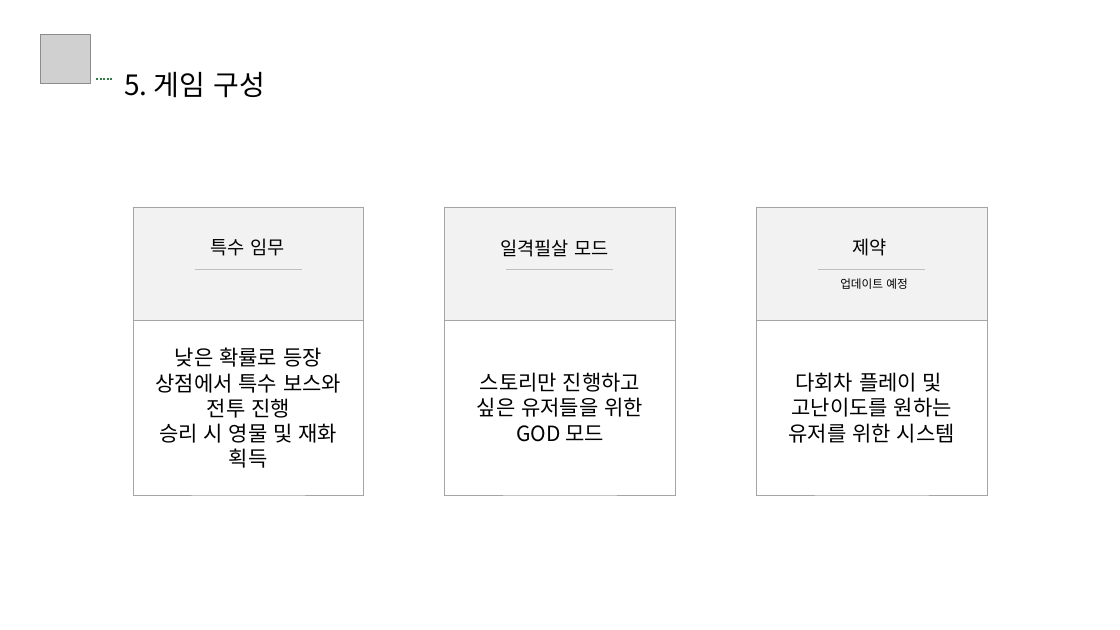
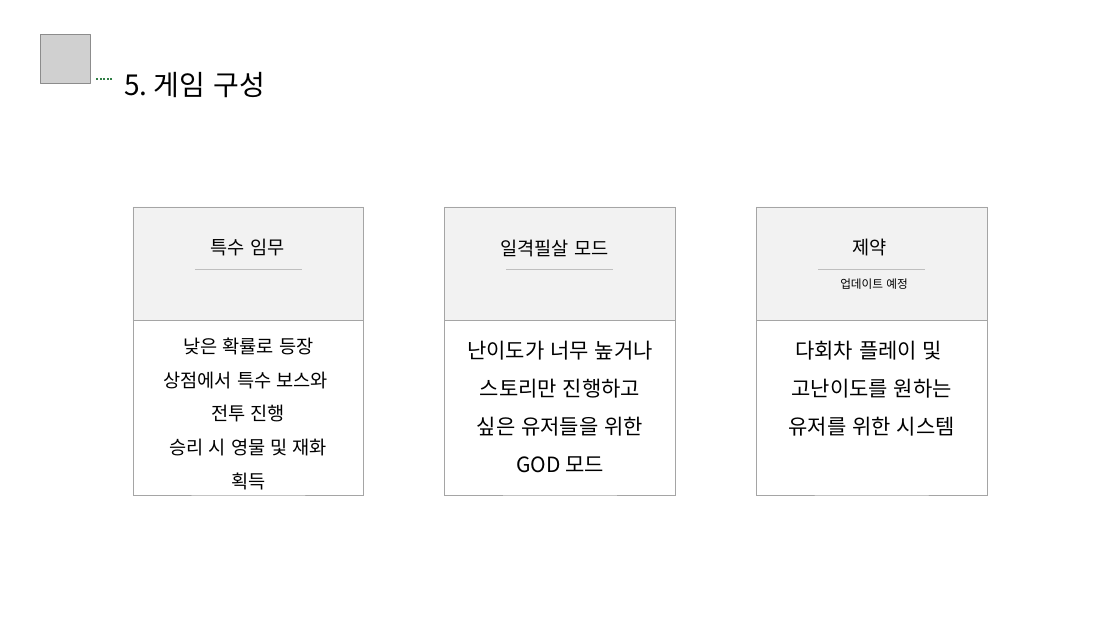
Before and after one commit to jk-Nam/Example_1stRepository, a slide deck: slide 18 of 게임 기획서 남준구.pptx. Drawn at 1120x630 pixels with LibreOffice and Linux fonts; fonts in the diff are those of the drawing; grey boxes stand for pictures. Boxes give left, top, right and bottom in pixels: in the first picture for what was removed or moved away, otherwise in the second. Text is boxed around its words. In the diff, an @@ line names an element or a change of style, - is before the commit and + after.

```diff
--- a/게임 기획서 남준구.pptx
+++ b/게임 기획서 남준구.pptx
@@ text "난이도가 너무 높거나": place and size @@
-text "난이도가 너무 높거나" at bbox=[477, 372, 643, 442]
+text "난이도가 너무 높거나" at bbox=[467, 340, 653, 473]
@@ text "다회차 플레이 및": place and size @@
-text "다회차 플레이 및" at bbox=[789, 372, 955, 443]
+text "다회차 플레이 및" at bbox=[789, 340, 955, 436]
@@ text "다회차 플레이 및" at bbox=[789, 340, 955, 436]: line spacing 1 to 1.5 @@
@@ text in rectangle at bbox=[169, 337, 327, 490]: size 18 to 16 pt in "낮은 확률로 등장", "승리 시 영물 및 재화", "획득"; line spacing 1 to 1.5 @@
@@ text at bbox=[467, 340, 653, 360]: paragraph added @@
+난이도가 너무 높거나
@@ text in rectangle at bbox=[163, 371, 328, 422]: text changed; size 18 to 16 pt @@
-상점에서 특수 보스와 전투 진행
+상점에서 특수 보스와
+전투 진행
@@ text at bbox=[477, 378, 643, 473]: line spacing 1 to 1.5 @@
```
Also in this commit, not shown: 14 other slides changed.
